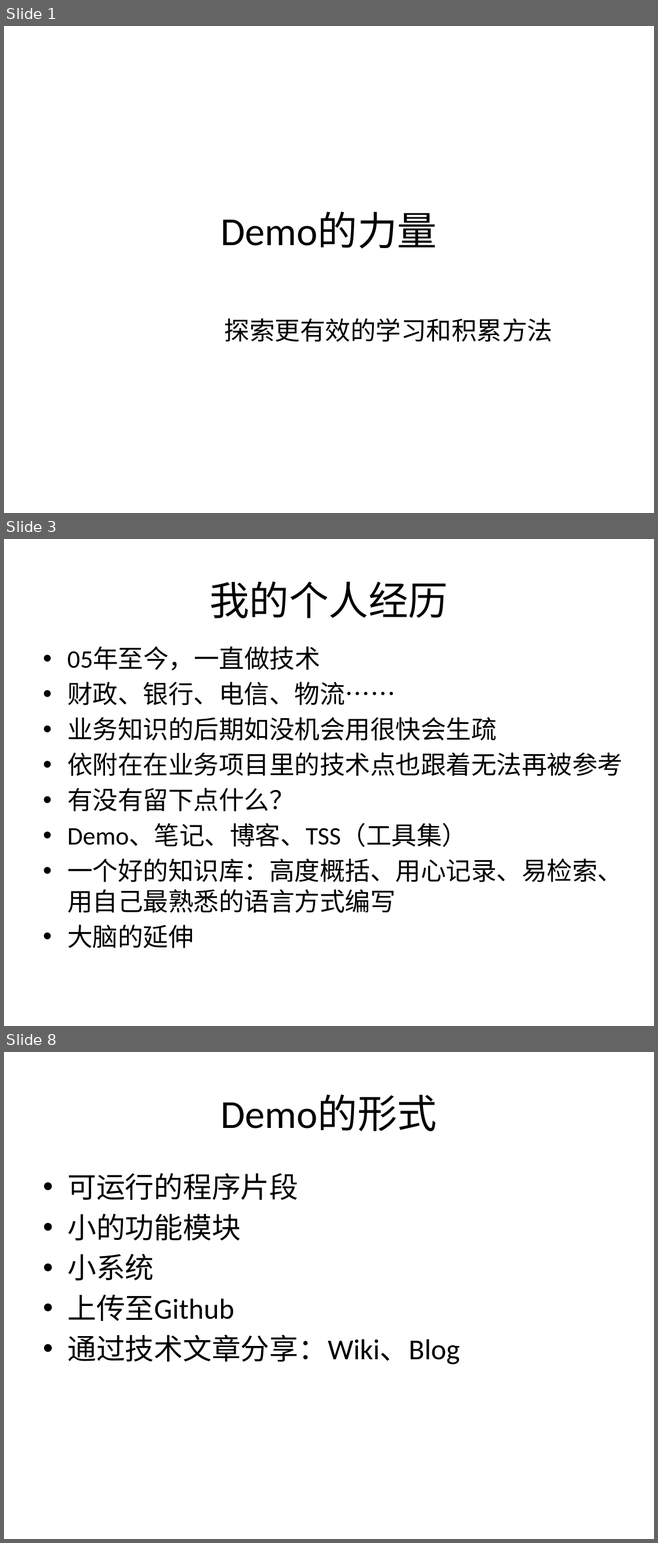
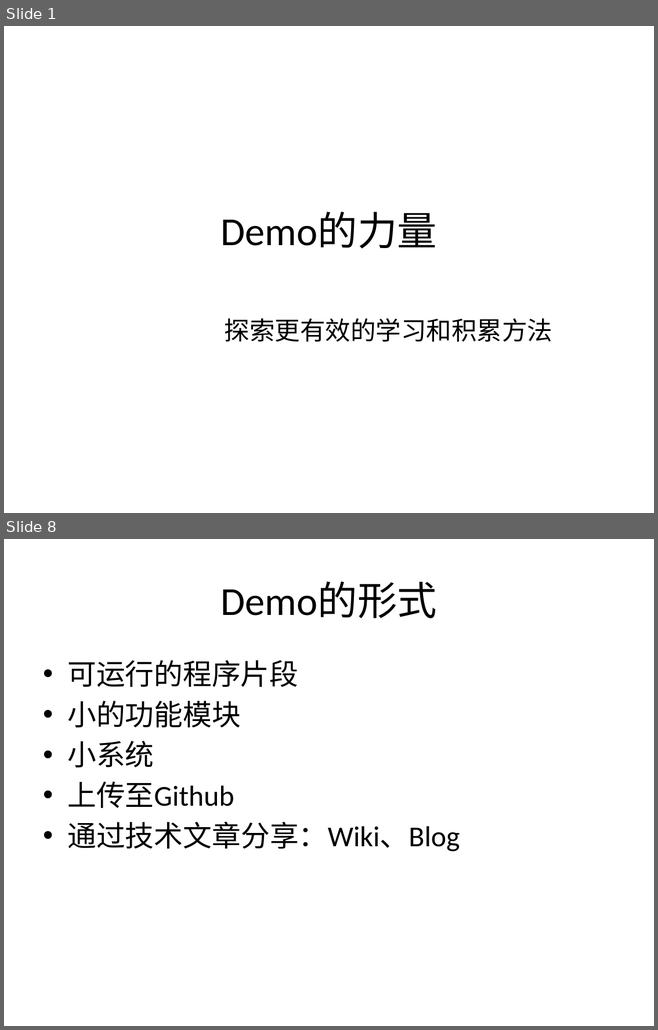
Before and after one commit to boubei-com/boubei-learn, a slide deck: doc/9.Demo的力量.pptx. Shown one above the other, each under a label of ours: slides 1, 3 and 8 before the commit, slides 1 and 8 after it; the slides between them are not shown. The pictures are 658x1543 and 658x1030 pixels, drawn with LibreOffice and Linux fonts; fonts in the diff are those of the drawing. Boxes give left, top, right and bottom in pixels: in the first picture for what was removed or moved away, otherwise in the second. Text is boxed around its words. In the diff, an @@ line names an element or a change of style, - is before the commit and + after.

```diff
--- a/doc/9.Demo的力量.pptx
+++ b/doc/9.Demo的力量.pptx
@@ slide 3 removed at <box>4,539,654,1026</box>, background #FFFFFF @@
@@ title removed at <box>209,581,448,618</box> @@
-我的个人经历
@@ text removed at <box>67,647,622,948</box> @@
-• 05年至今，一直做技术
-• 财政、银行、电信、物流……
-• 业务知识的后期如没机会用很快会生疏
-• 依附在在业务项目里的技术点也跟着无法再被参考
-• 有没有留下点什么？
-• Demo、笔记、博客、TSS（工具集）
-• 一个好的知识库：高度概括、用心记录、易检索、用自己最熟悉的语言方式编写
-• 大脑的延伸
```
Also in this commit, not shown: 6 slides changed, 1 slide added, 10 other files.
